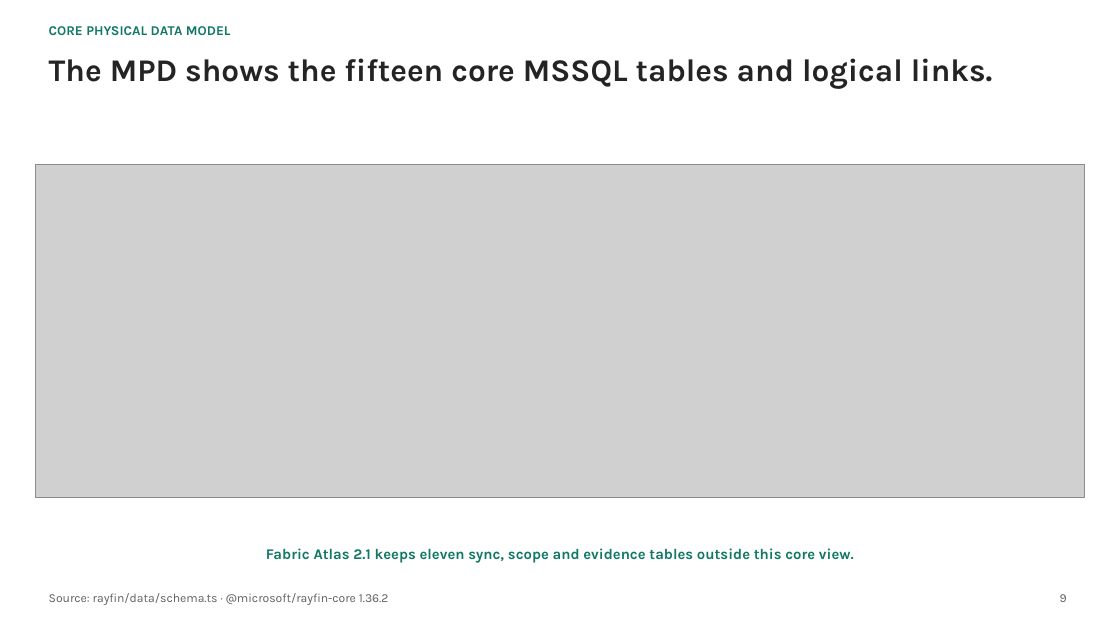
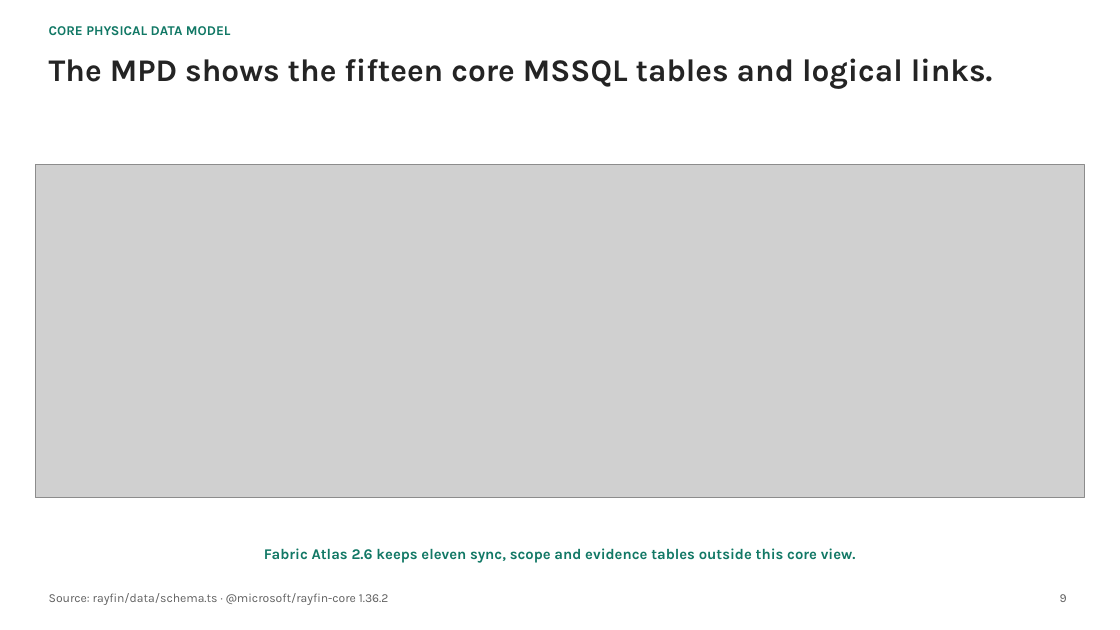
Before and after one commit to fredgis/FabricAtlas, a slide deck: slide 10 of prez/Fabric-Atlas-Dev-Architecture.pptx. Drawn at 1120x630 pixels with LibreOffice and Linux fonts; fonts in the diff are those of the drawing; grey boxes stand for pictures. Boxes give left, top, right and bottom in pixels: in the first picture for what was removed or moved away, otherwise in the second. Text is boxed around its words. In the diff, an @@ line names an element or a change of style, - is before the commit and + after.

```diff
--- a/prez/Fabric-Atlas-Dev-Architecture.pptx
+++ b/prez/Fabric-Atlas-Dev-Architecture.pptx
@@ text at [264, 548, 856, 563]: text changed @@
-Fabric Atlas 2.1 keeps eleven sync, scope and evidence tables outside this core view.
+Fabric Atlas 2.6 keeps eleven sync, scope and evidence tables outside this core view.
```
Also in this commit, not shown: 2 other slides changed, 13 other files.
